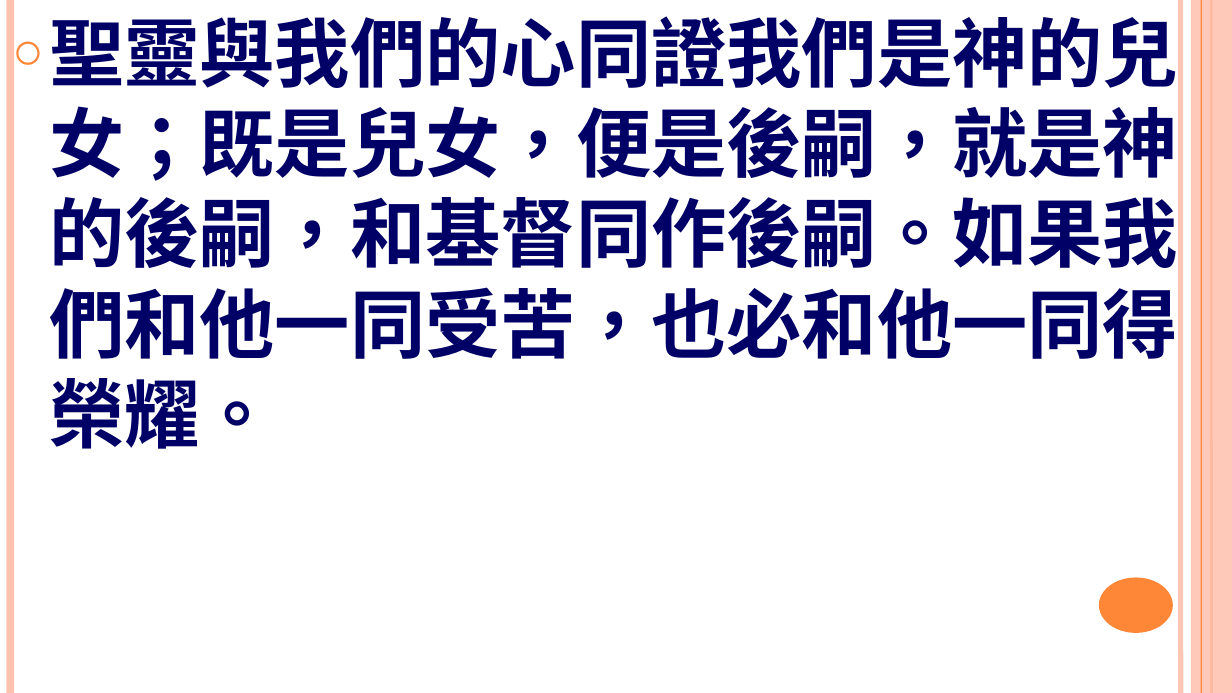
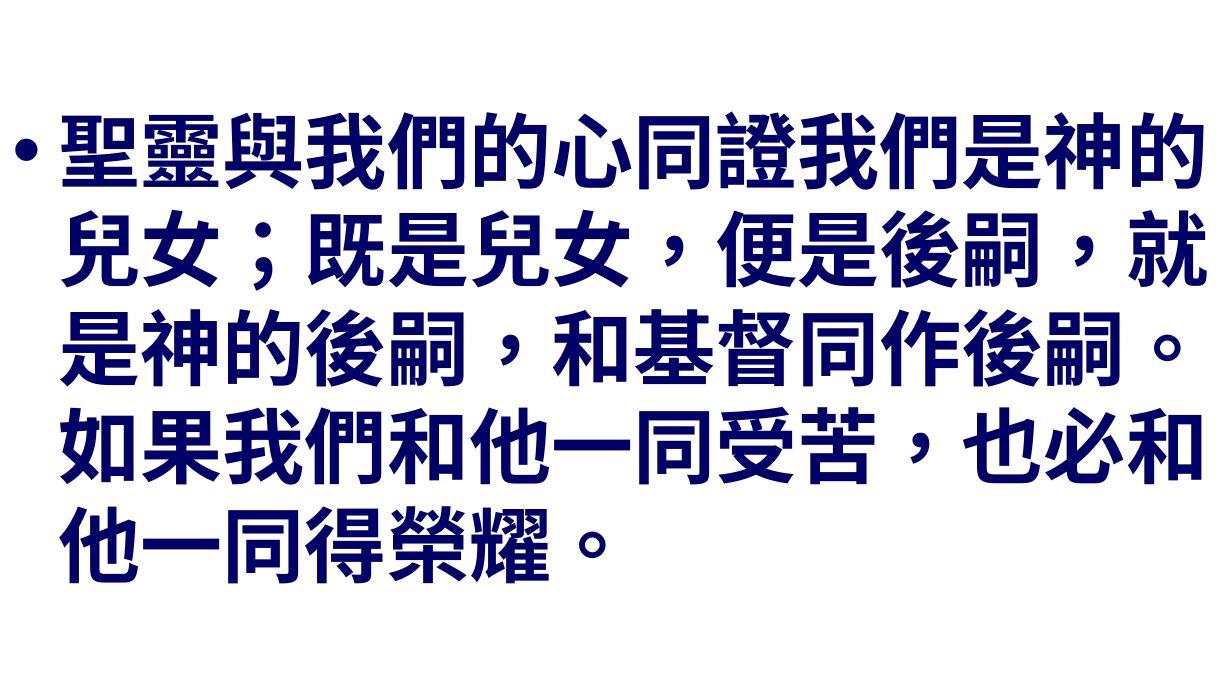
Before and after one commit to batisuoc/worship-resources, a slide deck: slide 6 of 29基督徒的確據.pptx (slide 5 before the commit). Drawn at 1232x693 pixels with LibreOffice and Linux fonts; fonts in the diff are those of the drawing; background and template pictures are left out. Boxes give left, top, right and bottom in pixels: in the first picture for what was removed or moved away, otherwise in the second. Text is boxed around its words. In the diff, an @@ line names an element or a change of style, - is before the commit and + after.

```diff
--- a/29基督徒的確據.pptx
+++ b/29基督徒的確據.pptx
@@ text "聖靈與我們的心同證我們是神的兒女；既是兒女，便是後嗣，就是神的後嗣，和基督同作後嗣。如果我們和他一同受苦，也必和他一同得 ..." at box(59, 111, 1209, 584): size 44 to 48 pt; bullet ○ to •; more space between paragraphs; vertical alignment top to middle @@
@@ line removed from (10, 0) to (10, 692) @@
@@ line removed from (1180, 0) to (1180, 692) @@
@@ rectangle removed at box(1191, 0, 1232, 692) @@
@@ line removed from (1201, 0) to (1201, 692) @@
@@ line removed from (1211, 0) to (1211, 692) @@
@@ ellipse removed at box(1099, 578, 1173, 633) @@
```
Also in this commit, not shown: 4 other slides changed, 1 slide added.
